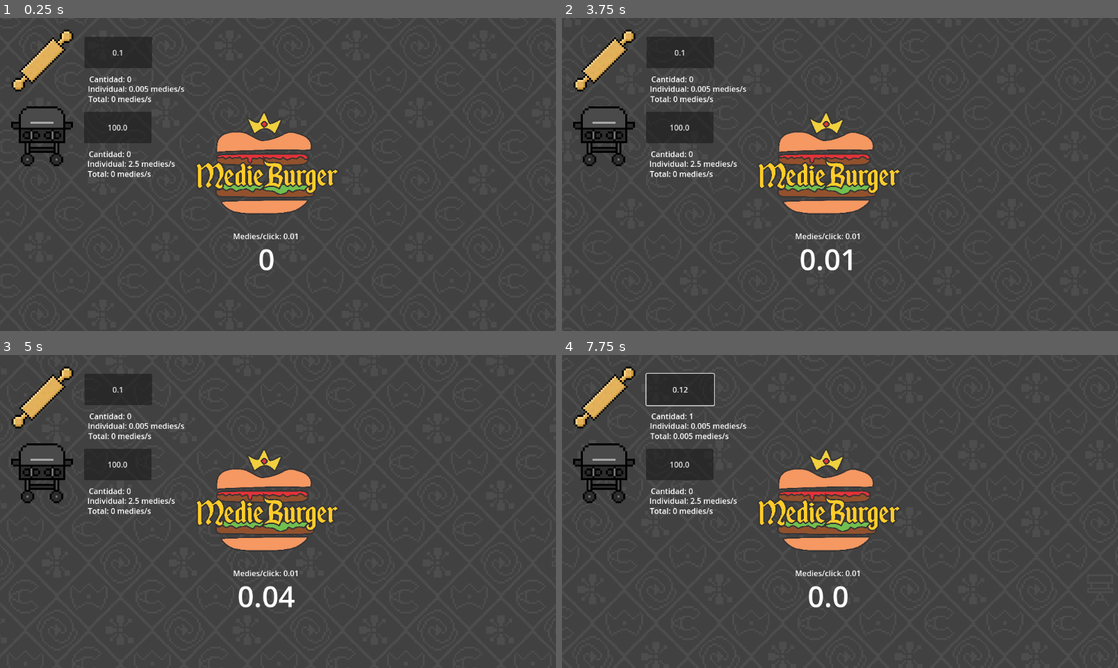
Above: before the commit, frames 1-4 (two rows, left to right).
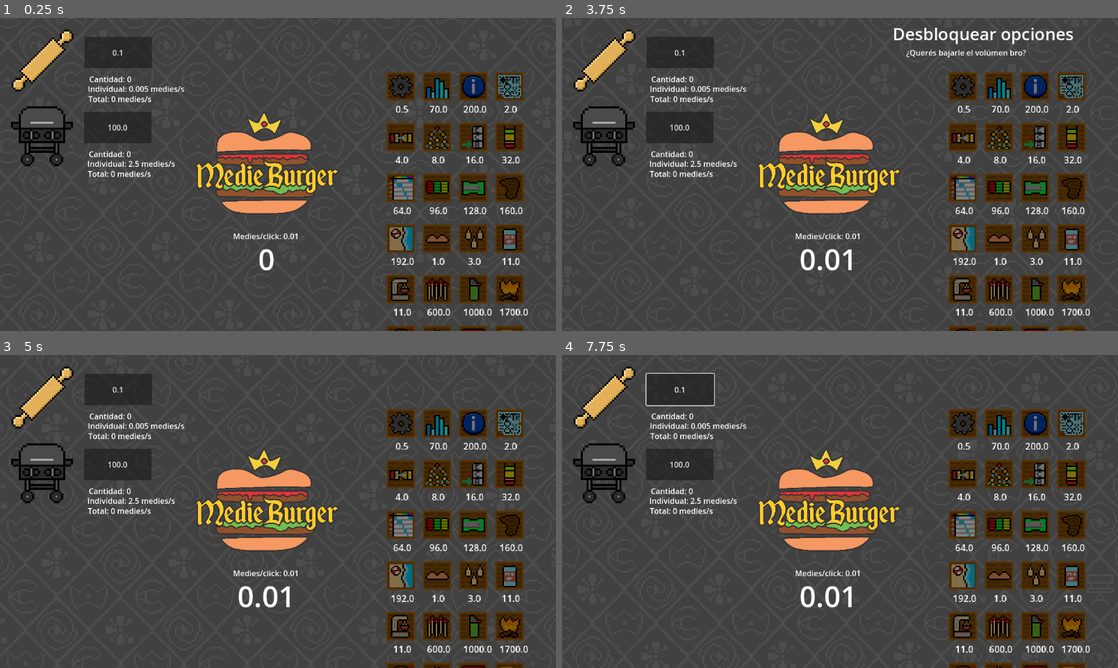
Above: after the commit, the same moments.

Repository: Bustiq/MedieClicker
Game: Godot game, scene res://Scenes/clicker_game.tscn
The game is run twice, just before and just after one commit, with the same random seed, the same clock (stepped at 60 frames per second) and the same inputs. The engine's default icon, where the game draws it, is replaced by a stand-in: a white triangle on a blue panel in a dark square.
Inputs (mouse positions are in pixels of both pictures, inside the frame that each line leads up to):
- Up to frame 1 (0.25 s): no input
- Up to frame 2 (3.75 s): click (606, 61) at 0.52 s; click "0.1" at 1.25 s; click "100.0" at 2 s; click (828, 161) at 2.75 s; click (962, 86) at 3.52 s
- Up to frame 3 (5 s): tap Enter (ui_accept) at 4.25, 4.52 s; move the mouse to (400, 495) at 4.27 s; hold W (Move_Up) from 4.28 s (still down); tap Space (HardDrop) at 4.35 s; click (400, 495) at 4.42 s
- Up to frame 4 (7.75 s): tap Enter (ui_accept) at 5, 5.27, 5.75, 6.5, 6.77, 7.25, 7.52 s; move the mouse to (728, 527) at 5.02 s; release W (Move_Up) at 5.03 s; hold S (Move_Down) 5.03-5.78 s; tap C (Hold) at 5.1 s; click (728, 527) at 5.17 s; move the mouse to (895, 442) at 5.77 s; press the mouse at (895, 442) at 5.78 s; hold W (Move_Up) 5.78-7.28 s; move the mouse to (812, 574) at 6.52 s; release the mouse at (812, 574) at 6.53 s; right-click (812, 574) at 6.6 s; click (812, 574) at 6.67 s; move the mouse to (1006, 558) at 7.27 s; hold S (Move_Down) from 7.28 s (still down); tap Up (Rotate_cw) at 7.35 s; click (1006, 558) at 7.42 s

The runs differ from the first frame. In frame 1, 10% of the frame differs, in the area x 69-95%, y 17-100%; in frame 2, 11%, in the area x 59-95%, y 3-100%; in frame 3, 10%; in frame 4, 11%.

Commit message:
fin

Diff:
--- a/medieclicker/Scenes/Minigames/Surfer/rail.tscn
+++ b/medieclicker/Scenes/Minigames/Surfer/rail.tscn
@@ -1,6 +1,6 @@
 [gd_scene load_steps=4 format=3 uid="uid://cy6hp4qblby6o"]
 
-[ext_resource type="Texture2D" uid="uid://cry58wneo78tc" path="res://Sprites/Surfer/rail_clean.png" id="1_lxd4s"]
+[ext_resource type="Texture2D" uid="uid://0x5fxptn33ho" path="res://Sprites/Surfer/planks.png" id="1_lxd4s"]
 [ext_resource type="Script" uid="uid://r45uvtaardr8" path="res://Scripts/Minigames/Surfer/faller.gd" id="2_ptl2r"]
 
 [sub_resource type="RectangleShape2D" id="RectangleShape2D_q7vki"]
--- a/medieclicker/Scenes/Minigames/Surfer/rail_spawner.tscn
+++ b/medieclicker/Scenes/Minigames/Surfer/rail_spawner.tscn
@@ -1,6 +1,7 @@
-[gd_scene load_steps=4 format=3 uid="uid://br8tannmvnsi0"]
+[gd_scene load_steps=5 format=3 uid="uid://br8tannmvnsi0"]
 
 [ext_resource type="PackedScene" uid="uid://cy6hp4qblby6o" path="res://Scenes/Minigames/Surfer/rail.tscn" id="1_adiv2"]
+[ext_resource type="Texture2D" uid="uid://bmt0iloav66oi" path="res://Sprites/Surfer/metal.png" id="2_amc0h"]
 
 [sub_resource type="GDScript" id="GDScript_gevv7"]
 script/source = "extends Node2D
@@ -74,4 +75,9 @@
 position = Vector2(-0.5, -3)
 shape = SubResource("RectangleShape2D_8rlry")
 
+[node name="Metal" type="Sprite2D" parent="."]
+position = Vector2(0, 242)
+scale = Vector2(1, 16.125)
+texture = ExtResource("2_amc0h")
+
 [connection signal="area_entered" from="RailResetter" to="." method="_on_rail_resetter_area_entered"]
--- a/medieclicker/Scenes/clicker_game.tscn
+++ b/medieclicker/Scenes/clicker_game.tscn
@@ -23,6 +23,7 @@
 [ext_resource type="Script" uid="uid://b1rbqdme0mbdw" path="res://Scenes/tetris_line_medies.gd" id="15_ixsql"]
 [ext_resource type="Script" uid="uid://bkwv2vaqwb70c" path="res://pause.gd" id="22_hfcr4"]
 [ext_resource type="Texture2D" uid="uid://b6xw6tf8wkvyf" path="res://icon.svg" id="22_obfl7"]
+[ext_resource type="Script" uid="uid://ckyqgf028t628" path="res://Scripts/stats_shower.gd" id="24_tvqxp"]
 [ext_resource type="Script" uid="uid://dds8jfopwcw2h" path="res://Scripts/upgrades_count_shower.gd" id="26_cwjvc"]
 
 [sub_resource type="GDScript" id="GDScript_v158k"]
@@ -31,7 +32,7 @@
 var mpc : float = 0.01
 var buildings := []
 
-const debug_mode = true
+const debug_mode = false
 
 func _ready() -> void:
 	SignalManager.on_medie_clicked.connect(on_click)
@@ -425,6 +426,156 @@
 step = 0.001
 value = 0.75
 
+[node name="Stats" type="Control" parent="Control/Settings/PauseBackground"]
+visible = false
+anchors_preset = 0
+offset_left = 497.0
+offset_top = 382.0
+offset_right = 537.0
+offset_bottom = 422.0
+script = ExtResource("24_tvqxp")
+
+[node name="MedieTotal" type="Label" parent="Control/Settings/PauseBackground/Stats"]
+layout_mode = 2
+offset_left = -301.0
+offset_top = -1.0
+offset_right = 85.0
+offset_bottom = 35.0
+theme_override_font_sizes/font_size = 26
+text = "Medies totales: 156000"
+
+[node name="ClickCount" type="Label" parent="Control/Settings/PauseBackground/Stats"]
+layout_mode = 2
+offset_left = -301.0
+offset_top = 39.0
+offset_right = 85.0
+offset_bottom = 75.0
+theme_override_font_sizes/font_size = 26
+text = "Medie Clicks: "
+
+[node name="Dodges" type="Label" parent="Control/Settings/PauseBackground/Stats"]
+visible = false
+layout_mode = 2
+offset_left = -301.0
+offset_top = 79.0
+offset_right = 85.0
+offset_bottom = 115.0
+theme_override_font_sizes/font_size = 26
+text = "Esquives: "
+
+[node name="PongGoals" type="Label" parent="Control/Settings/PauseBackground/Stats"]
+visible = false
+layout_mode = 2
+offset_left = -301.0
+offset_top = 119.0
+offset_right = 85.0
+offset_bottom = 155.0
+theme_override_font_sizes/font_size = 26
+text = "Pong goles:"
+
+[node name="PongBounces" type="Label" parent="Control/Settings/PauseBackground/Stats"]
+visible = false
+layout_mode = 2
+offset_left = -301.0
+offset_top = 159.0
+offset_right = 85.0
+offset_bottom = 195.0
+theme_override_font_sizes/font_size = 26
+text = "Pong rebotes: "
+
+[node name="Lines" type="Label" parent="Control/Settings/PauseBackground/Stats"]
+visible = false
+layout_mode = 2
+offset_left = -301.0
+offset_top = 199.0
+offset_right = 85.0
+offset_bottom = 235.0
+theme_override_font_sizes/font_size = 26
+text = "Tetris Líneas: "
+
+[node name="UpgradesButtonTwo" type="Button" parent="Control/Settings/PauseBackground"]
+process_mode = 3
+visible = false
+layout_mode = 0
+offset_left = 854.0
+offset_top = 486.0
+offset_right = 1070.0
+offset_bottom = 544.0
+theme_override_font_sizes/font_size = 36
+text = "Ver Mejoras"
+expand_icon = true
+
+[node name="UpgradesBackground" type="TextureRect" parent="Control/Settings/PauseBackground"]
+visible = false
+self_modulate = Color(0, 0, 0, 1)
+layout_mode = 0
+offset_left = -24.0
+offset_top = -12.0
+offset_right = 1229.0
+offset_bottom = 786.0
+texture = ExtResource("22_obfl7")
+
+[node name="BackButtonTwo" type="Button" parent="Control/Settings/PauseBackground/UpgradesBackground"]
+process_mode = 3
+layout_mode = 0
+offset_left = 521.0
+offset_top = 644.0
+offset_right = 737.0
+offset_bottom = 702.0
+theme_override_font_sizes/font_size = 36
+text = "Atrás
+"
+expand_icon = true
+
+[node name="Upgrades" type="GridContainer" parent="Control/Settings/PauseBackground/UpgradesBackground"]
+layout_mode = 0
+offset_left = 142.0
+offset_top = 125.0
+offset_right = 417.0
+offset_bottom = 200.0
+scale = Vector2(3.455, 3.455)
+theme_override_constants/h_separation = 25
+theme_override_constants/v_separation = 25
+columns = 12
+
+[node name="UnlockCondition" type="Label" parent="Control/Settings/PauseBackground/UpgradesBackground"]
+layout_mode = 0
+offset_left = 87.0
+offset_top = 515.0
+offset_right = 473.0
+offset_bottom = 559.0
+theme_override_font_sizes/font_size = 31
+text = "Condición de desbloqueo:"
+
+[node name="Name" type="Label" parent="Control/Settings/PauseBackground/UpgradesBackground"]
+layout_mode = 0
+offset_left = 791.0
+offset_top = 519.0
+offset_right = 1177.0
+offset_bottom = 563.0
+theme_override_font_sizes/font_size = 31
+text = "???"
+
+[node name="Effect" type="Label" parent="Control/Settings/PauseBackground/UpgradesBackground"]
+layout_mode = 0
+offset_left = 792.0
+offset_top = 595.0
+offset_right = 1210.0
+offset_bottom = 724.0
+theme_override_font_sizes/font_size = 21
+text = "???"
+autowrap_mode = 2
+
+[node name="UnlockDescription" type="Label" parent="Control/Settings/PauseBackground/UpgradesBackground"]
+layout_mode = 0
+offset_left = 89.0
+offset_top = 591.0
+offset_right = 475.0
+offset_bottom = 711.0
+theme_override_font_sizes/font_size = 21
+text = "???"
+autowrap_mode = 2
+
 [node name="UpgradesDatabase" type="Node" parent="."]
 script = ExtResource("10_ixsql")
 
@@ -438,3 +589,5 @@
 [connection signal="value_changed" from="Control/Settings/PauseBackground/MasterSlider" to="Control/Settings/Icon" method="_on_master_slider_value_changed"]
 [connection signal="value_changed" from="Control/Settings/PauseBackground/MusicSlider" to="Control/Settings/Icon" method="_on_music_slider_value_changed"]
 [connection signal="value_changed" from="Control/Settings/PauseBackground/SFXSlider" to="Control/Settings/Icon" method="_on_sfx_slider_value_changed"]
+[connection signal="pressed" from="Control/Settings/PauseBackground/UpgradesButtonTwo" to="Control/Settings/Icon" method="_on_upgrades_button_two_pressed"]
+[connection signal="pressed" from="Control/Settings/PauseBackground/UpgradesBackground/BackButtonTwo" to="Control/Settings/Icon" method="_on_back_button_two_pressed"]
--- /dev/null
+++ b/medieclicker/Scenes/upgrade_uicon.tscn
@@ -0,0 +1,33 @@
+[gd_scene load_steps=4 format=3 uid="uid://bee53u4brl43t"]
+
+[ext_resource type="Texture2D" uid="uid://cmlvkwx50ayou" path="res://Sprites/upgrade_frame.png" id="1_focdi"]
+[ext_resource type="Script" uid="uid://cvtywx06q6kgv" path="res://Scripts/upgrade_uicon.gd" id="1_xdvy6"]
+[ext_resource type="Texture2D" uid="uid://dl6y2p2pmm71v" path="res://Sprites/lock.png" id="3_xdvy6"]
+
+[node name="Upgrade" type="TextureRect"]
+anchors_preset = -1
+anchor_right = 0.018
+anchor_bottom = 0.032
+offset_right = -0.736002
+offset_bottom = -0.736
+grow_horizontal = 2
+grow_vertical = 2
+script = ExtResource("1_xdvy6")
+
+[node name="Background" type="TextureRect" parent="."]
+layout_mode = 0
+offset_right = 40.0
+offset_bottom = 40.0
+scale = Vector2(0.495, 0.495)
+texture = ExtResource("1_focdi")
+
+[node name="Icon" type="TextureRect" parent="."]
+layout_mode = 0
+offset_left = 2.0
+offset_top = 2.0
+offset_right = 18.0
+offset_bottom = 18.0
+texture = ExtResource("3_xdvy6")
+
+[connection signal="mouse_entered" from="Icon" to="." method="_on_icon_mouse_entered"]
+[connection signal="mouse_exited" from="Icon" to="." method="_on_icon_mouse_exited"]
--- a/medieclicker/Scripts/Upgrades/building_upgrade.gd
+++ b/medieclicker/Scripts/Upgrades/building_upgrade.gd
@@ -8,7 +8,16 @@
 
 
 func _init(_id : int, _upgrade_name : String, _description : String, _building : Node, _cost : float, _icon : Texture2D, _building_unlock_count : int, _flat_bonus : float = 0, _times_bonus : float = 1) -> void:
-	super(_id, _upgrade_name, _description, _building.score_type, _cost, _icon)
+	var building_text : String
+	if _building.score_type == ScoreType.type.BULDING_1:
+			building_text = "rollos de cocina"
+	else:
+		building_text = "parrillas"
+
+
+	var unlock_desc = "Compra " + str(_building_unlock_count) + " " + building_text
+
+	super(_id, _upgrade_name, _description, _building.score_type, _cost, _icon, unlock_desc)
 	self.flat_bonus = _flat_bonus
 	self.times_bonus = _times_bonus
 	self.building_unlock_count = _building_unlock_count
--- a/medieclicker/Scripts/Upgrades/click_upgrade.gd
+++ b/medieclicker/Scripts/Upgrades/click_upgrade.gd
@@ -6,8 +6,9 @@
 var flat_bonus
 
 func _init(_id : int, _upgrade_name : String, _cost : float, _icon : Texture2D, _clicks : int, _bonus : float) -> void:
+
 	flat_bonus = _bonus
-	super(_id, _upgrade_name, "+" + str(flat_bonus) + " medies/click", ScoreType.type.CLICK, _cost, _icon)
+	super(_id, _upgrade_name, "+" + str(flat_bonus) + " medies/click", ScoreType.type.CLICK, _cost, _icon, "Clickea " + str(_clicks) + " veces")
 	required_clicks = _clicks
 
 func unlock_condition():
--- /dev/null
+++ b/medieclicker/Scripts/Upgrades/menu_upgrades.gd
@@ -0,0 +1,15 @@
+extends Button
+
+
+
+
+
+
+
+func _on_pressed() -> void:
+	print("press")
+	$UpgradesBackground.show()
+
+
+func _on_back_pressed() -> void:
+	$UpgradesBackground.hide()
--- a/medieclicker/Scripts/Upgrades/minigame_unlock_upgrade.gd
+++ b/medieclicker/Scripts/Upgrades/minigame_unlock_upgrade.gd
@@ -5,16 +5,22 @@
 var container
 var minigame_scene_path: String
 
+var stats := []
 
-func _init(_id : int, _upgrade_name : String, _description : String, _type : ScoreType.type, _cost : float, _icon : Texture2D, _medies : float, _container : Node, _minigame : String) -> void:
-	super(_id, _upgrade_name, _description, _type, _cost, _icon)
+
+func _init(_id : int, _upgrade_name : String, _description : String, _type : ScoreType.type, _cost : float, _icon : Texture2D, _medies : float, _container : Node, _minigame : String, _stats) -> void:
+
+	super(_id, _upgrade_name, _description, _type, _cost, _icon, "Produce un total de " + str(_medies) + " medies")
 	required_medies = _medies
 	container = _container
 	minigame_scene_path = _minigame
+	stats = _stats
 
 func unlock_condition():
 	return MedieManager.total_medie_count > required_medies or NumberHelper.equals( MedieManager.total_medie_count, required_medies)
 
 func on_purchase():
+	for stat in stats:
+		stat.show()
 	var scene = load(minigame_scene_path).instantiate()
 	container.add_child(scene)
--- a/medieclicker/Scripts/Upgrades/pong_score_bonus.gd
+++ b/medieclicker/Scripts/Upgrades/pong_score_bonus.gd
@@ -6,7 +6,7 @@
 
 
 func _init(_id : int, _upgrade_name : String, _description : String, _cost : float, _icon : Texture2D, _goals : int, _bonus : float) -> void:
-	super(_id, _upgrade_name, _description, ScoreType.type.PONG, _cost, _icon)
+	super(_id, _upgrade_name, _description, ScoreType.type.PONG, _cost, _icon, "Haz " + str(_goals) + " goles en el pong")
 	required_goals = _goals
 	flat_bonus = _bonus
 
--- a/medieclicker/Scripts/Upgrades/pong_speed_mult.gd
+++ b/medieclicker/Scripts/Upgrades/pong_speed_mult.gd
@@ -7,7 +7,7 @@
 
 
 func _init(_id : int, _upgrade_name : String, _description : String, _cost : float, _icon : Texture2D, _bounces : int, _speed_mult : float, _targets_player : bool) -> void:
-	super(_id, _upgrade_name, _description, ScoreType.type.PONG, _cost, _icon)
+	super(_id, _upgrade_name, _description, ScoreType.type.PONG, _cost, _icon, "Rebota la pelota del pong " + str(_bounces) + " veces")
 	required_self_bounces = _bounces
 	speed_mult = _speed_mult
 	targets_player = _targets_player
--- a/medieclicker/Scripts/Upgrades/pong_strength_upgrade.gd
+++ /dev/null
@@ -1,2 +0,0 @@
-extends Upgrade
-class_name PongStrengthUpgrade
--- a/medieclicker/Scripts/Upgrades/show_element.gd
+++ b/medieclicker/Scripts/Upgrades/show_element.gd
@@ -6,7 +6,7 @@
 
 
 func _init(_id : int, _upgrade_name : String, _description : String, _cost : float, _icon : Texture2D, _medies : float, _element : Node) -> void:
-	super(_id, _upgrade_name, _description, ScoreType.type.OTHER, _cost, _icon)
+	super(_id, _upgrade_name, _description, ScoreType.type.OTHER, _cost, _icon, "Produce un total de " + str(_medies) + " medies")
 	required_medies = _medies
 	element = _element
 
--- a/medieclicker/Scripts/Upgrades/surfer_dodge_bonus.gd
+++ b/medieclicker/Scripts/Upgrades/surfer_dodge_bonus.gd
@@ -5,7 +5,7 @@
 var required_dodges : int
 
 func _init(_id : int, _upgrade_name : String, _cost : float, _icon : Texture2D, _dodges : int, _bonus : float) -> void:
-	super(_id, _upgrade_name, "+" + str(_bonus) + " medies/esquive", ScoreType.type.SURFER, _cost, _icon)
+	super(_id, _upgrade_name, "+" + str(_bonus) + " medies/esquive", ScoreType.type.SURFER, _cost, _icon, "Esquiva " + str(_dodges) + " obstáculos en el minijuego Original")
 	required_dodges = _dodges
 	dodge_bonus = _bonus
 
--- a/medieclicker/Scripts/Upgrades/tetris_lines_bonus.gd
+++ b/medieclicker/Scripts/Upgrades/tetris_lines_bonus.gd
@@ -5,7 +5,10 @@
 var required_lines : int
 
 func _init(_id : int, _upgrade_name : String, _cost : float, _icon : Texture2D, _lines : int, _bonus : float) -> void:
-	super(_id, _upgrade_name, "+" + str(_bonus) + " medies/linea", ScoreType.type.TETRIS, _cost, _icon)
+	var l := "línea"
+	if _lines != 1:
+		l += "s"
+	super(_id, _upgrade_name, "+" + str(_bonus) + " medies/linea", ScoreType.type.TETRIS, _cost, _icon, "Haz " + str(_lines) + " " + l + " en el tetris")
 	required_lines = _lines
 	bonus_per_line = _bonus
 
--- a/medieclicker/Scripts/Upgrades/upgrade.gd
+++ b/medieclicker/Scripts/Upgrades/upgrade.gd
@@ -8,15 +8,18 @@
 var upgrade_name : String
 var description : String
 var icon : Texture2D
+
+var unlock_description : String
 #Para savefiles, si es que hacemos
 #var id : int
-func _init(_id : int, _upgrade_name : String, _description : String, _type : ScoreType.type, _cost : float, _icon : Texture2D) -> void:
+func _init(_id : int, _upgrade_name : String, _description : String, _type : ScoreType.type, _cost : float, _icon : Texture2D, _unlock_description : String) -> void:
 	self.id = _id
 	self.upgrade_name = _upgrade_name
 	self.description = _description
 	self.cost = _cost
 	self.type = _type
 	self.icon = _icon
+	self.unlock_description = _unlock_description
 
 # Valores default
 func get_additive_increase():
--- a/medieclicker/Scripts/Upgrades/upgrades_database.gd
+++ b/medieclicker/Scripts/Upgrades/upgrades_database.gd
@@ -11,11 +11,12 @@
 
 
 	var options_unlock = ShowElement.new(34, "Desbloquear opciones", "¿Querés bajarle el volúmen bro?", 0.5, load("res://Sprites/Upgrades/options.png"), 1.5, $"../Control/Settings")
-	var upgrade_count = ShowElement.new(35, "Mostrar progreso", "Te muestra la cantidad de mejoras compradas y totales (en la esquina)", 200, load("res://Sprites/Upgrades/progress.png"), 500,  $"../Control/UpgradeCount")
+	var stats = ShowElement.new(36, "Estadísticas", "Te muestra estadísticas de la partida (en opciones)", 70, load("res://Sprites/Upgrades/stats.png"), 100, $"../Control/Settings/PauseBackground/Stats")
+	var info = ShowElement.new(35, "Info", "Te dice cómo desbloquear las mejoras faltantes (en opciones)", 200, load("res://Sprites/Upgrades/info.png"), 500, $"../Control/Settings/PauseBackground/UpgradesButtonTwo")
 
-	var pong_unlock = MinigameUnlockUpgrade.new(3, "Desbloquear …(197 unchanged characters)… ://Scenes/Minigames/Pong/pong_game.tscn")
-	var tetris_unlock = MinigameUnlockUpgrade.new(4, "Desbloque …(260 unchanged characters)… cenes/Minigames/Tetris/tetris_game.tscn")
-	var surfer_unlock = MinigameUnlockUpgrade.new(16, "Violació …(240 unchanged characters)… cenes/Minigames/Surfer/surfer_game.tscn")
+	var pong_unlock = MinigameUnlockUpgrade.new(3, "Desbloquear …(197 unchanged characters)… ://Scenes/Minigames/Pong/pong_game.tscn", [$"../Control/Settings/PauseBackground/Stats/PongGoals", $"../Control/Settings/PauseBackground/Stats/PongBounces"])
+	var tetris_unlock = MinigameUnlockUpgrade.new(4, "Desbloque …(260 unchanged characters)… cenes/Minigames/Tetris/tetris_game.tscn", [$"../Control/Settings/PauseBackground/Stats/Lines"])
+	var surfer_unlock = MinigameUnlockUpgrade.new(16, "Violació …(240 unchanged characters)… cenes/Minigames/Surfer/surfer_game.tscn", [$"../Control/Settings/PauseBackground/Stats/Dodges"])
 
 
 
@@ -65,18 +66,9 @@
 
 
 	SignalManager.on_upgrade_created.emit(options_unlock)
-	SignalManager.on_upgrade_created.emit(upgrade_count)
+	SignalManager.on_upgrade_created.emit(stats)
+	SignalManager.on_upgrade_created.emit(info)
 
-	SignalManager.on_upgrade_created.emit(better_bread)
-	SignalManager.on_upgrade_created.emit(sesame_seeds)
-	SignalManager.on_upgrade_created.emit(thicker_flour)
-	SignalManager.on_upgrade_created.emit(automatic_stirrer)
-	SignalManager.on_upgrade_created.emit(pong_unlock)
-	SignalManager.on_upgrade_created.emit(tetris_unlock)
-	SignalManager.on_upgrade_created.emit(surfer_unlock)
-	SignalManager.on_upgrade_created.emit(golazos)
-	SignalManager.on_upgrade_created.emit(sprinklers)
-	SignalManager.on_upgrade_created.emit(red_card)
 	SignalManager.on_upgrade_created.emit(pointer)
 	SignalManager.on_upgrade_created.emit(linked_list)
 	SignalManager.on_upgrade_created.emit(binary_tree)
@@ -84,19 +76,35 @@
 	SignalManager.on_upgrade_created.emit(stack)
 	SignalManager.on_upgrade_created.emit(round_robin)
 	SignalManager.on_upgrade_created.emit(raid_4)
+	SignalManager.on_upgrade_created.emit(pencil_sharpener)
+	SignalManager.on_upgrade_created.emit(punta_de_espalda)
+	SignalManager.on_upgrade_created.emit(punta_cana)
+
+	SignalManager.on_upgrade_created.emit(better_bread)
+	SignalManager.on_upgrade_created.emit(sesame_seeds)
+	SignalManager.on_upgrade_created.emit(thicker_flour)
+	SignalManager.on_upgrade_created.emit(automatic_stirrer)
+
+	SignalManager.on_upgrade_created.emit(fosforos)
+	SignalManager.on_upgrade_created.emit(encendedor)
+	SignalManager.on_upgrade_created.emit(fogata)
+
+	SignalManager.on_upgrade_created.emit(surfer_unlock)
 	SignalManager.on_upgrade_created.emit(watch_ads)
 	SignalManager.on_upgrade_created.emit(daily_login)
 	SignalManager.on_upgrade_created.emit(energy_system)
-	SignalManager.on_upgrade_created.emit(experience_with_cubes)
-	SignalManager.on_upgrade_created.emit(washing_machine)
-	SignalManager.on_upgrade_created.emit(pencil_sharpener)
-	SignalManager.on_upgrade_created.emit(punta_de_espalda)
-	SignalManager.on_upgrade_created.emit(punta_cana)
-	SignalManager.on_upgrade_created.emit(fosforos)
-	SignalManager.on_upgrade_created.emit(encendedor)
-	SignalManager.on_upgrade_created.emit(fogata)
 	SignalManager.on_upgrade_created.emit(microtransaccions)
 	SignalManager.on_upgrade_created.emit(lootbox)
 	SignalManager.on_upgrade_created.emit(multiple_currencies)
 	SignalManager.on_upgrade_created.emit(rigged_matchmaking)
+
+	SignalManager.on_upgrade_created.emit(pong_unlock)
+	SignalManager.on_upgrade_created.emit(sprinklers)
+	SignalManager.on_upgrade_created.emit(red_card)
+	SignalManager.on_upgrade_created.emit(golazos)
+
+	SignalManager.on_upgrade_created.emit(tetris_unlock)
+	SignalManager.on_upgrade_created.emit(experience_with_cubes)
+	SignalManager.on_upgrade_created.emit(washing_machine)
+
 	SignalManager.on_upgrade_created.emit(victory)
--- a/medieclicker/Scripts/Upgrades/upgrades_manager.gd
+++ b/medieclicker/Scripts/Upgrades/upgrades_manager.gd
@@ -58,7 +58,7 @@
 				get_parent().call("La id "  + str(upgrade.id) + " está ocupada por " + upgrade.upgrade_name + " y " + element.upgrade_name)
 	add_upgrade(locked_upgrades, upgrade)
 	total_upgrade_count += 1
-	#unlock_upgrade(upgrade)
+	unlock_upgrade(upgrade)
 
 
 
--- a/medieclicker/Scripts/Upgrades/victory.gd
+++ b/medieclicker/Scripts/Upgrades/victory.gd
@@ -6,7 +6,7 @@
 
 
 func _init(_id : int, _upgrade_name : String, _description : String, _type : ScoreType.type, _cost : float, _icon : Texture2D, _medies : float) -> void:
-	super(_id, _upgrade_name, _description, _type, _cost, _icon)
+	super(_id, _upgrade_name, _description, _type, _cost, _icon, "Produce un total de " + str(_medies) + " medies")
 	required_medies = _medies
 
 
--- a/medieclicker/Scripts/medie_manager.gd
+++ b/medieclicker/Scripts/medie_manager.gd
@@ -9,7 +9,7 @@
 var tetris_lines_cleared : int = 0
 
 
-const debug_mode = false
+const debug_mode = true
 
 func _ready() -> void:
 	SignalManager.on_purchase.connect(remove_medies)
--- a/medieclicker/Scripts/signalManager.gd
+++ b/medieclicker/Scripts/signalManager.gd
@@ -22,3 +22,6 @@
 
 signal on_surfer_game_pause(paused : bool)
 signal on_pong_game_pasue(paused : bool)
+
+signal on_uicon_hover(upgrade : Upgrade)
+signal on_uicon_unhover(upgrade : Upgrade)
--- /dev/null
+++ b/medieclicker/Scripts/stats_shower.gd
@@ -0,0 +1,9 @@
+extends Control
+
+func update_stats():
+	$MedieTotal.text = "Medies totales: " + str(MedieManager.total_medie_count)
+	$ClickCount.text = "Medie clicks: " + str(MedieManager.click_count)
+	$Dodges.text = "Esquives: " + str(MedieManager.surfer_dodge_count)
+	$PongGoals.text = "Pong goles: " + str(MedieManager.pong_goals_count)
+	$PongBounces.text = "Pong rebotes: " + str(MedieManager.pong_self_bounce_count)
+	$Lines.text = "Tetris lineas: " + str(MedieManager.tetris_lines_cleared)
--- /dev/null
+++ b/medieclicker/Scripts/upgrade_uicon.gd
@@ -0,0 +1,28 @@
+extends TextureRect
+
+var upgrade : Upgrade
+var locked := true
+
+func _ready() -> void:
+	SignalManager.on_upgrade_purchased.connect(on_upgrade_purchased)
+
+
+func on_upgrade_purchased(_upgrade : Upgrade):
+	if upgrade.id == _upgrade.id:
+		locked = false
+		$Icon.texture = upgrade.icon
+
+func set_upgrade(_upgrade : Upgrade):
+	upgrade = _upgrade
+
+
+
+
+func _on_icon_mouse_entered() -> void:
+	SignalManager.on_uicon_hover.emit(upgrade)
+
+
+
+
+func _on_icon_mouse_exited() -> void:
+	SignalManager.on_uicon_unhover.emit(upgrade)
--- a/medieclicker/pause.gd
+++ b/medieclicker/pause.gd
@@ -9,6 +9,35 @@
 	AudioServer.set_bus_volume_db(1, linear_to_db($"../PauseBackground/MusicSlider".value))
 	AudioServer.set_bus_volume_db(3, linear_to_db($"../PauseBackground/SFXSlider".value))
 
+	SignalManager.on_upgrade_created.connect(on_upgrade_created)
+	SignalManager.on_uicon_hover.connect(on_uicon_hover)
+
+
+func on_uicon_hover(upgrade : Upgrade):
+	var upgrades = $"../PauseBackground/UpgradesBackground/Upgrades".get_children()
+	var icon : Node = null
+	for uicon in upgrades:
+		if uicon.upgrade.id == upgrade.id:
+			icon = uicon
+			break
+
+	if icon == null:
+		get_parent().call("Mejora " + upgrade.upgrade_name + " no encontrada")
+
+	$"../PauseBackground/UpgradesBackground/UnlockDescription".text = upgrade.unlock_description
+	if icon.locked:
+		$"../PauseBackground/UpgradesBackground/Name".text = "???"
+		$"../PauseBackground/UpgradesBackground/Effect".text = "???"
+	else:
+		$"../PauseBackground/UpgradesBackground/Name".text = upgrade.upgrade_name
+		$"../PauseBackground/UpgradesBackground/Effect".text = upgrade.description
+
+
+var uicon = "res://Scenes/upgrade_uicon.tscn"
+func on_upgrade_created(upgrade : Upgrade):
+	var instance = load(uicon).instantiate()
+	instance.set_upgrade(upgrade)
+	$"../PauseBackground/UpgradesBackground/Upgrades".add_child(instance)
 
 
 func _on_unpause_pressed() -> void:
@@ -18,7 +47,9 @@
 
 func _on_pressed() -> void:
 	get_tree().paused = true
+	$"../PauseBackground/Stats".update_stats()
 	$"../PauseBackground".show()
+
 
 
 
@@ -35,3 +66,18 @@
 
 func _on_sfx_slider_value_changed(value: float) -> void:
 	AudioServer.set_bus_volume_db(2, linear_to_db(value))
+
+
+
+
+
+
+
+func _on_upgrades_button_two_pressed() -> void:
+	$"../PauseBackground/UpgradesBackground".show()
+
+
+
+
+func _on_back_button_two_pressed() -> void:
+	$"../PauseBackground/UpgradesBackground".hide()
Not shown: 1 places in medieclicker/Scenes/clicker_game.tscn that only renumber resources
Not shown, added: medieclicker/Scripts/Upgrades/menu_upgrades.gd.uid
Not shown, removed: medieclicker/Scripts/Upgrades/pong_strength_upgrade.gd.uid
Not shown, added: medieclicker/Scripts/stats_shower.gd.uid
Not shown, added: medieclicker/Scripts/upgrade_uicon.gd.uid
Binary file added: medieclicker/Sprites/Surfer/metal.png
Not shown, added: medieclicker/Sprites/Surfer/metal.png.import
Binary file added: medieclicker/Sprites/Surfer/planks.png
Not shown, added: medieclicker/Sprites/Surfer/planks.png.import
Binary file added: medieclicker/Sprites/Upgrades/info.png
Not shown, added: medieclicker/Sprites/Upgrades/info.png.import
Binary file added: medieclicker/Sprites/lock.png
(and 1 more such lines)
